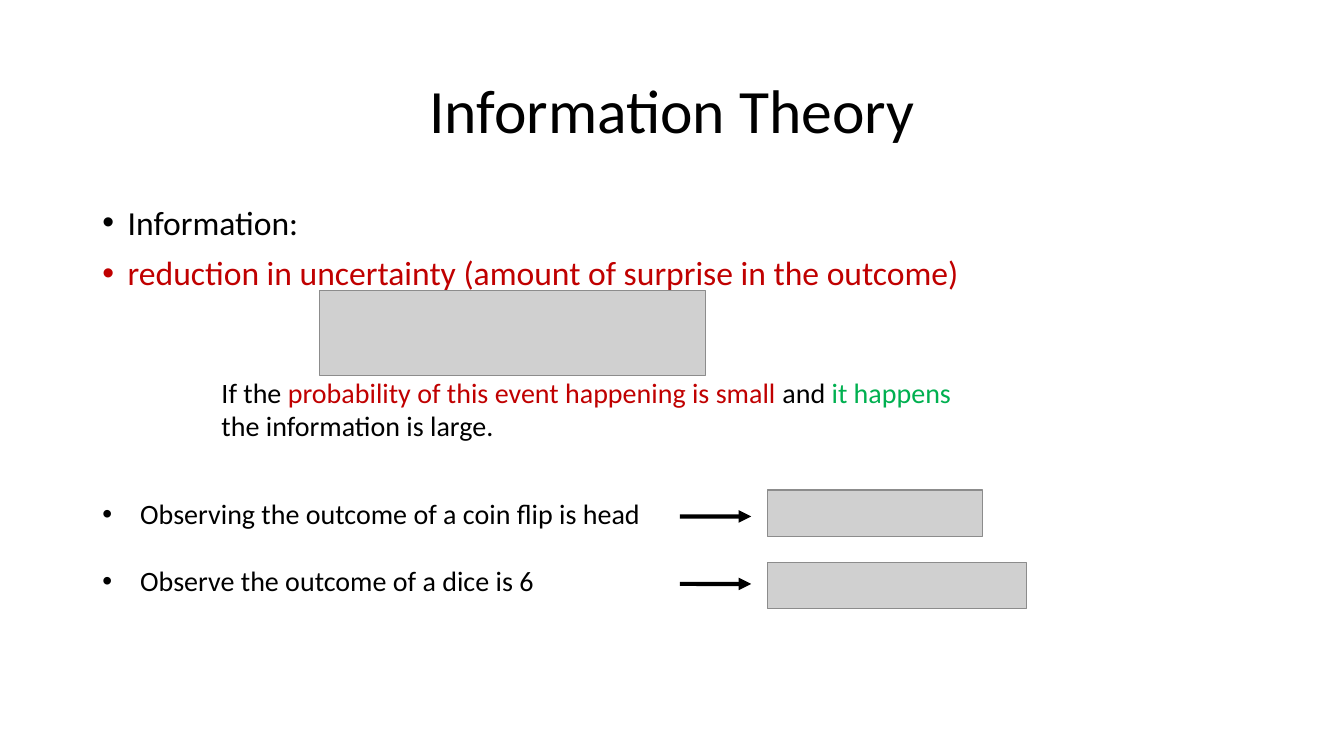
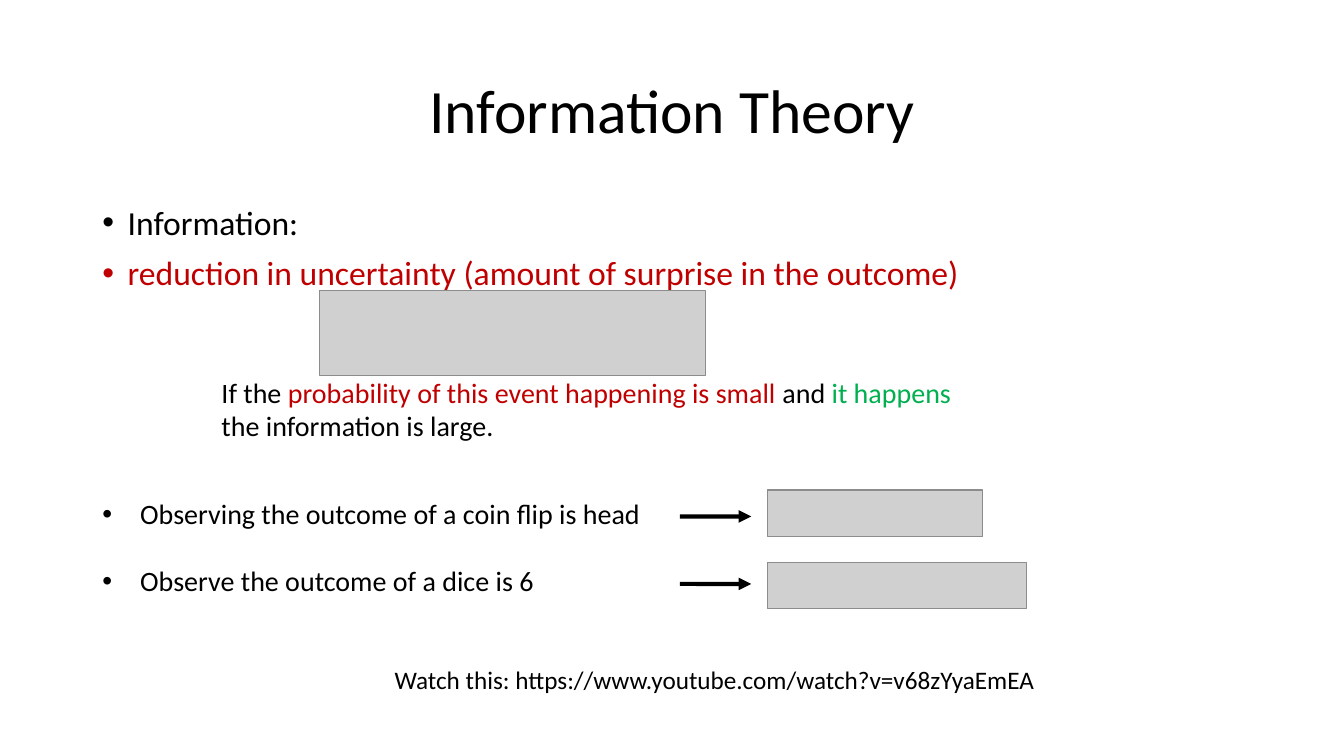
Before and after one commit to yaoyichi/yaoyichi.github.io, a slide deck: slide 17 of spatial-ai/w4w5.3-random-forest.pptx. Drawn at 1344x756 pixels with LibreOffice and Linux fonts; fonts in the diff are those of the drawing; grey boxes stand for pictures. Boxes give left, top, right and bottom in pixels: in the first picture for what was removed or moved away, otherwise in the second. Text is boxed around its words. In the diff, an @@ line names an element or a change of style, - is before the commit and + after.

```diff
--- a/spatial-ai/w4w5.3-random-forest.pptx
+++ b/spatial-ai/w4w5.3-random-forest.pptx
@@ text added at [395, 671, 1034, 693], 18 pt, text #000000 @@
+Watch this: https://www.youtube.com/watch?v=v68zYyaEmEA
```
Also in this commit, not shown: 2 other slides changed, 1 slide removed, 11 other files.
